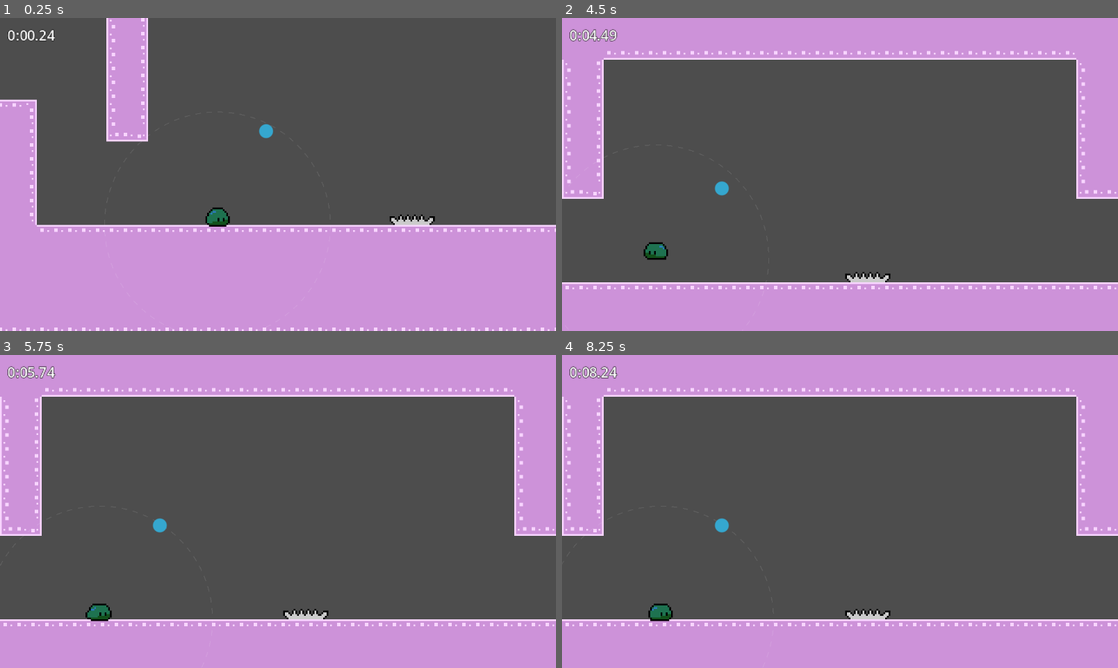
Above: before the commit, frames 1-4 (two rows, left to right).
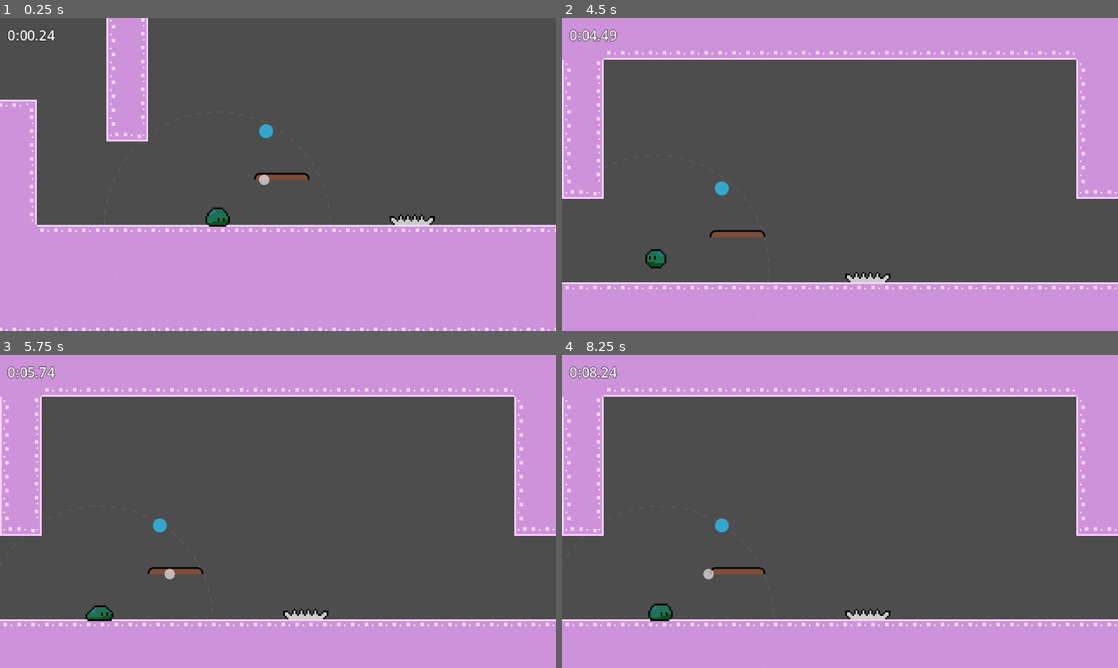
Above: after the commit, the same moments.

Repository: jordanguyent/slick_slime
Game: Godot game, scene res://scenes/levels/level_1.tscn
Two runs of this game, one before a commit and one after it. Both use one fixed random seed, a clock stepped at 60 frames per second and the inputs below.
Inputs (mouse positions are in pixels of both pictures, inside the frame that each line leads up to):
- Up to frame 1 (0.25 s): no input
- Up to frame 2 (4.5 s): move the mouse to (962, 158) at 0.52 s; hold D (player_right) 0.53-2.03 s; click (962, 158) at 0.6 s; tap Space (player_jump) at 0.77, 1.52, 3.02, 3.77 s; move the mouse to (728, 190) at 1.27 s; click (728, 190) at 1.35 s; move the mouse to (895, 105) at 2.02 s; hold A (player_left) 2.03-2.78 s; click (895, 105) at 2.1 s; move the mouse to (812, 237) at 2.77 s; hold D (player_right) 2.78-4.28 s; click (812, 237) at 2.85 s; move the mouse to (1006, 221) at 3.52 s; click (1006, 221) at 3.6 s; move the mouse to (673, 127) at 4.27 s; hold A (player_left) from 4.28 s (still down); click (673, 127) at 4.35 s
- Up to frame 3 (5.75 s): tap Space (player_jump) at 4.52 s; move the mouse to (305, 511) at 5.02 s; release A (player_left) at 5.03 s; hold D (player_right) from 5.03 s (still down); click (305, 511) at 5.1 s
- Up to frame 4 (8.25 s): move the mouse to (756, 433) at 5.77 s; release D (player_right) at 5.78 s; hold A (player_left) 5.78-7.28 s; click (756, 433) at 5.85 s; tap Space (player_jump) at 6.02, 6.77, 7.52 s; move the mouse to (962, 495) at 6.52 s; click (962, 495) at 6.6 s; move the mouse to (728, 527) at 7.27 s; hold D (player_right) from 7.28 s (still down); click (728, 527) at 7.35 s; move the mouse to (895, 442) at 8.02 s; click (895, 442) at 8.1 s

The runs differ from the first frame. In frame 1, 0.3% of the frame differs, in the area x 45-56%, y 49-54%; in frame 2, 0.5%, in the area x 14-37%, y 67-80%; in frame 3, 0.4%; in frame 4, 0.3%.

Commit message:
Add breakable platform

Diff:
--- /dev/null
+++ b/entities/platform/breakable_platform.gd
@@ -0,0 +1,45 @@
+extends StaticBody2D
+
+@onready var collision_shape: CollisionShape2D = $CollisionShape2D
+@onready var detection_area: Area2D = $DetectionArea
+@onready var break_timer: Timer = $BreakTimer
+@onready var respawn_timer: Timer = $RespawnTimer
+@onready var panel = $Panel
+var respawn_interval: float = 3.0
+var tween_loops: int = 30
+
+func _ready() -> void:
+	detection_area.body_entered.connect(_on_body_entered_area)
+	break_timer.timeout.connect(_on_break_timer_timeout)
+	respawn_timer.timeout.connect(_on_respawn_timer_timeout)
+
+func _on_body_entered_area(body: Node2D) -> void:
+	if body.is_on_floor():
+		start_breaking()
+		print(body)
+
+func start_breaking() -> void:
+	if break_timer.is_stopped():
+		break_timer.start()
+
+		var tween = create_tween().set_loops(tween_loops)
+		tween.tween_property(panel, "position:x", 2.0, 0.05).as_relative()
+		tween.tween_property(panel, "position:x", -2.0, 0.05).as_relative()
+
+func _on_break_timer_timeout():
+	collision_shape.set_deferred("disabled", true)
+	detection_area.set_deferred("monitoring", false)
+	hide()
+
+	if respawn_timer.is_stopped():
+		respawn_timer.start()
+
+func _on_respawn_timer_timeout() -> void:
+	respawn()
+
+func respawn():
+	collision_shape.set_deferred("disabled", false)
+	detection_area.set_deferred("monitoring", true)
+	show()
+	panel.modulate = Color.WHITE
+	panel.position = Vector2.ZERO
--- /dev/null
+++ b/entities/platform/breakable_platform.tscn
@@ -0,0 +1,49 @@
+[gd_scene format=3 uid="uid://8sif2etjc5e"]
+
+[ext_resource type="Script" uid="uid://bhkjg6sl0siwn" path="res://entities/platform/breakable_platform.gd" id="1_5btdt"]
+
+[sub_resource type="StyleBoxFlat" id="StyleBoxFlat_5btdt"]
+bg_color = Color(0.5061948, 0.30288127, 0.21681789, 1)
+border_width_left = 1
+border_width_top = 1
+border_width_right = 1
+border_color = Color(0, 0, 0, 1)
+corner_radius_top_left = 3
+corner_radius_top_right = 3
+
+[sub_resource type="RectangleShape2D" id="RectangleShape2D_epodv"]
+size = Vector2(32, 4)
+
+[sub_resource type="RectangleShape2D" id="RectangleShape2D_5btdt"]
+size = Vector2(32, 1)
+
+[node name="BreakablePlatform" type="StaticBody2D" unique_id=928913913]
+collision_mask = 2
+script = ExtResource("1_5btdt")
+
+[node name="Panel" type="Panel" parent="." unique_id=832937890]
+offset_top = 1.0
+offset_right = 32.0
+offset_bottom = 5.0
+theme_override_styles/panel = SubResource("StyleBoxFlat_5btdt")
+metadata/_edit_use_anchors_ = true
+
+[node name="CollisionShape2D" type="CollisionShape2D" parent="." unique_id=2065595509]
+position = Vector2(16, 3)
+shape = SubResource("RectangleShape2D_epodv")
+one_way_collision = true
+
+[node name="BreakTimer" type="Timer" parent="." unique_id=1740988604]
+one_shot = true
+
+[node name="DetectionArea" type="Area2D" parent="." unique_id=791631072]
+position = Vector2(16, 5)
+collision_mask = 2
+
+[node name="CollisionShape2D" type="CollisionShape2D" parent="DetectionArea" unique_id=1944155158]
+position = Vector2(0, -4.5)
+shape = SubResource("RectangleShape2D_5btdt")
+
+[node name="RespawnTimer" type="Timer" parent="." unique_id=364982606]
+wait_time = 2.0
+one_shot = true
--- a/entities/player/states/idle_state.gd
+++ b/entities/player/states/idle_state.gd
@@ -5,12 +5,16 @@
 	player.GRAPPLE_COUNT = player.GRAPPLE_COUNT_MAX
 	player.anim_state.travel("idle")
 
-func physics_update(_delta: float):
+func physics_update(delta: float):
 
 	if Input.is_action_pressed("player_down"):
 		player.anim_state.travel("crouch")
 	else:
 		player.anim_state.travel("idle")
+
+	player.velocity.y += player.GRAVITY * delta
+
+	player.move_and_slide()
 
 	# State Transitions
 	if not player.is_on_floor():
--- a/scenes/levels/stages/start_stage.tscn
+++ b/scenes/levels/stages/start_stage.tscn
@@ -2,6 +2,7 @@
 
 [ext_resource type="TileSet" uid="uid://1bdo48j17w3l" path="res://scenes/main_tile_set.tres" id="1_us5q6"]
 [ext_resource type="PackedScene" uid="uid://df8b37kcaqfdj" path="res://entities/checkpoint/checkpoint.tscn" id="2_k0d5o"]
+[ext_resource type="PackedScene" uid="uid://8sif2etjc5e" path="res://entities/platform/breakable_platform.tscn" id="3_kkaqd"]
 
 [sub_resource type="RectangleShape2D" id="RectangleShape2D_kkaqd"]
 size = Vector2(32, 48)
@@ -30,5 +31,8 @@
 position = Vector2(0, -24)
 shape = SubResource("RectangleShape2D_kkaqd")
 
+[node name="BreakablePlatform" parent="." unique_id=928913913 instance=ExtResource("3_kkaqd")]
+position = Vector2(85, 121)
+
 [editable path="Checkpoint"]
 [editable path="Checkpoint2"]
Not shown, added: entities/platform/breakable_platform.gd.uid
